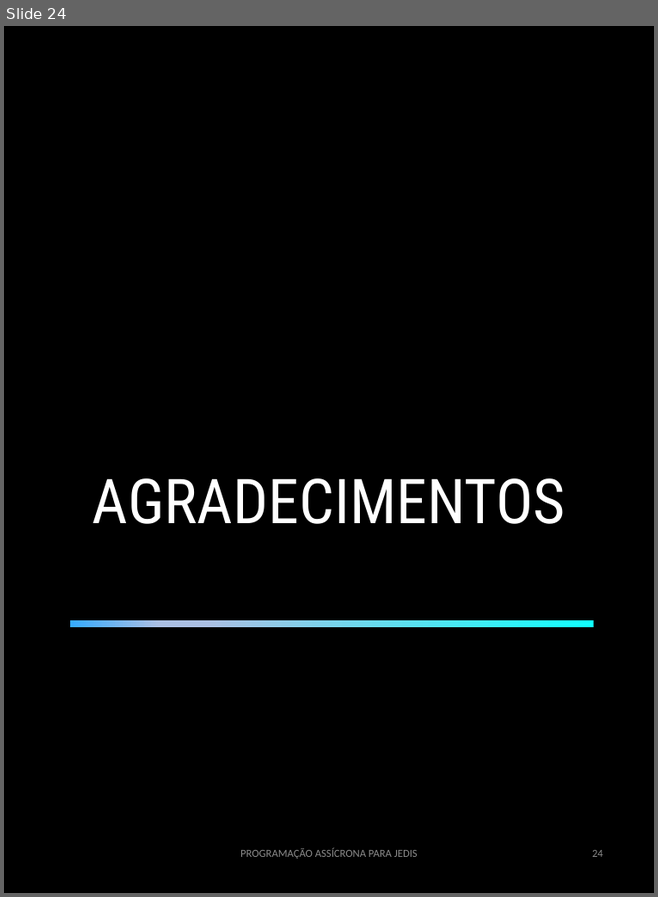
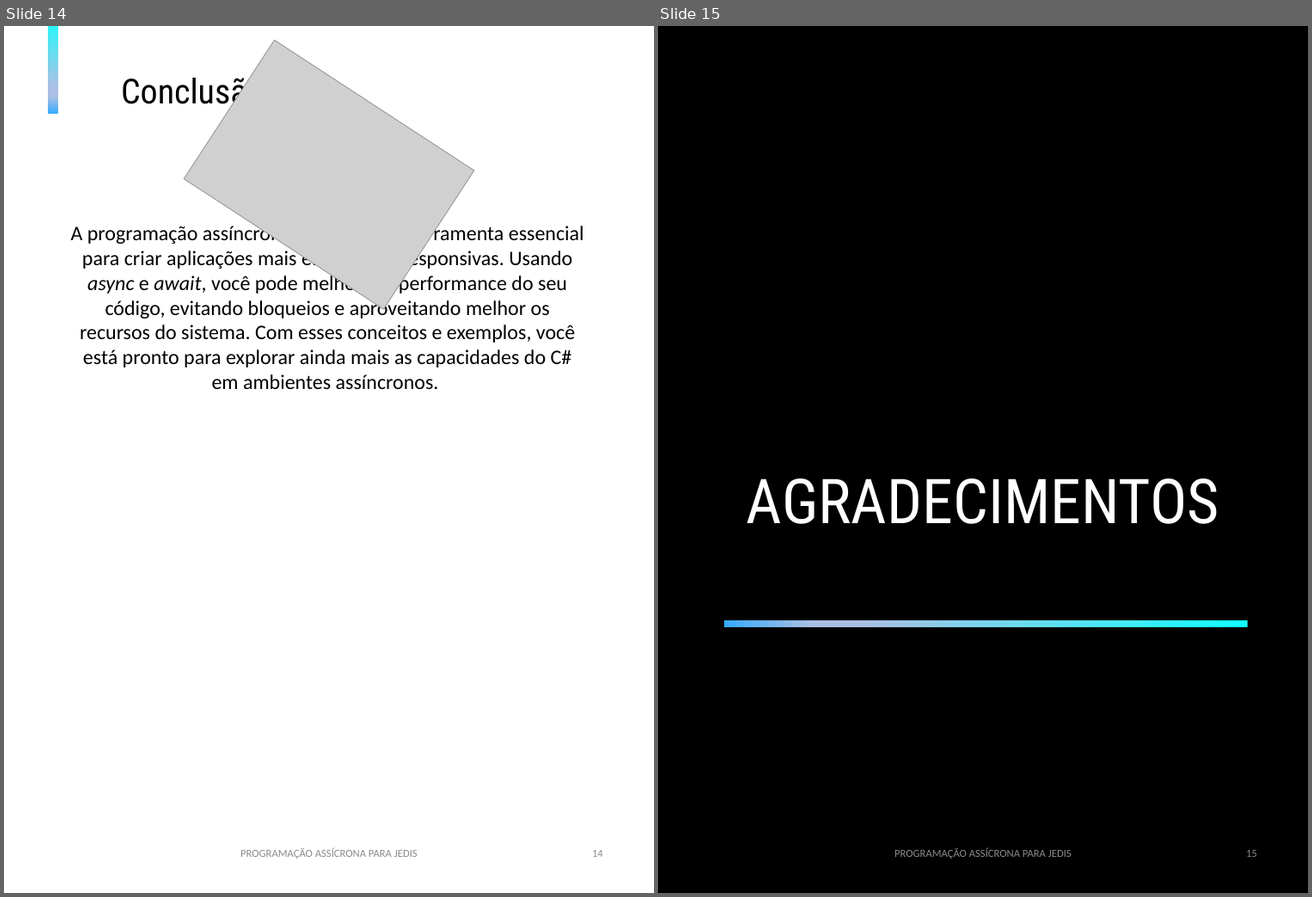
Before and after one commit to BrunoHCS/prompts-create-a-ebook, a slide deck: output/ebook - template.odp. Shown side by side, each under a label of ours: slide 24 before the commit, slides 14 and 15 after it. The pictures are 658x897 and 1312x897 pixels, drawn with LibreOffice and Linux fonts; fonts in the diff are those of the drawing; grey boxes stand for pictures. Boxes give left, top, right and bottom in pixels: in the first picture for what was removed or moved away, otherwise in the second. Text is boxed around its words. In the diff, an @@ line names an element or a change of style, - is before the commit and + after.

```diff
--- a/output/ebook - template.odp
+++ b/output/ebook - template.odp
@@ slide 14 added at (4, 26, 654, 893), background #FFFFFF @@
@@ rectangle added at (48, 26, 58, 114), fill gradient #11FFFE to #ABC0E4 to #36ABFF @@
@@ picture added at (184, 40, 474, 309) @@
@@ text added at (121, 72, 264, 113), 40 pt, text #000000 @@
+Conclusão
@@ text added at (71, 223, 584, 389), 24 pt, text #000000 @@
+A programação assíncrona em C# é uma ferramenta essencial para criar aplicações mais eficientes e responsivas. Usando async e await, você pode melhorar a performance do seu código, evitando bloqueios e aproveitando melhor os recursos do sistema. Com esses conceitos e exemplos, você está pronto para explorar ainda mais as capacidades do C# em ambientes assíncronos.
@@ text added at (240, 847, 418, 858), 12.6 pt, text #8C8C8C @@
+PROGRAMAÇÃO ASSÍCRONA PARA JEDIS
@@ page number added at (592, 850, 603, 857), 12.6 pt, text #8C8C8C @@
+14
@@ what was slide 24 is now slide 15 @@
@@ page number at (1246, 850, 1257, 857): text changed @@
-24
+15
```
Also in this commit, not shown: 5 slides changed, 8 other slides added, 18 slides removed, 2 other files.
